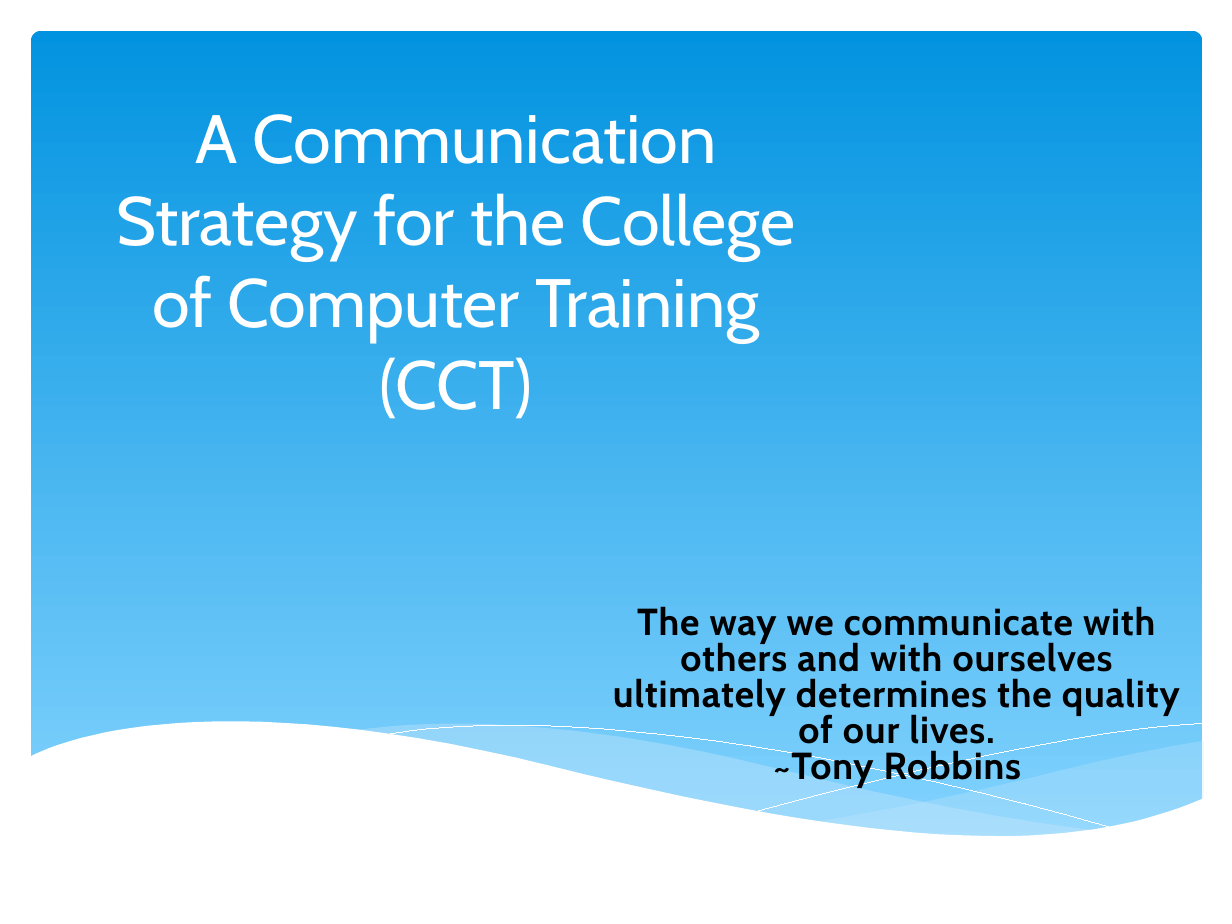
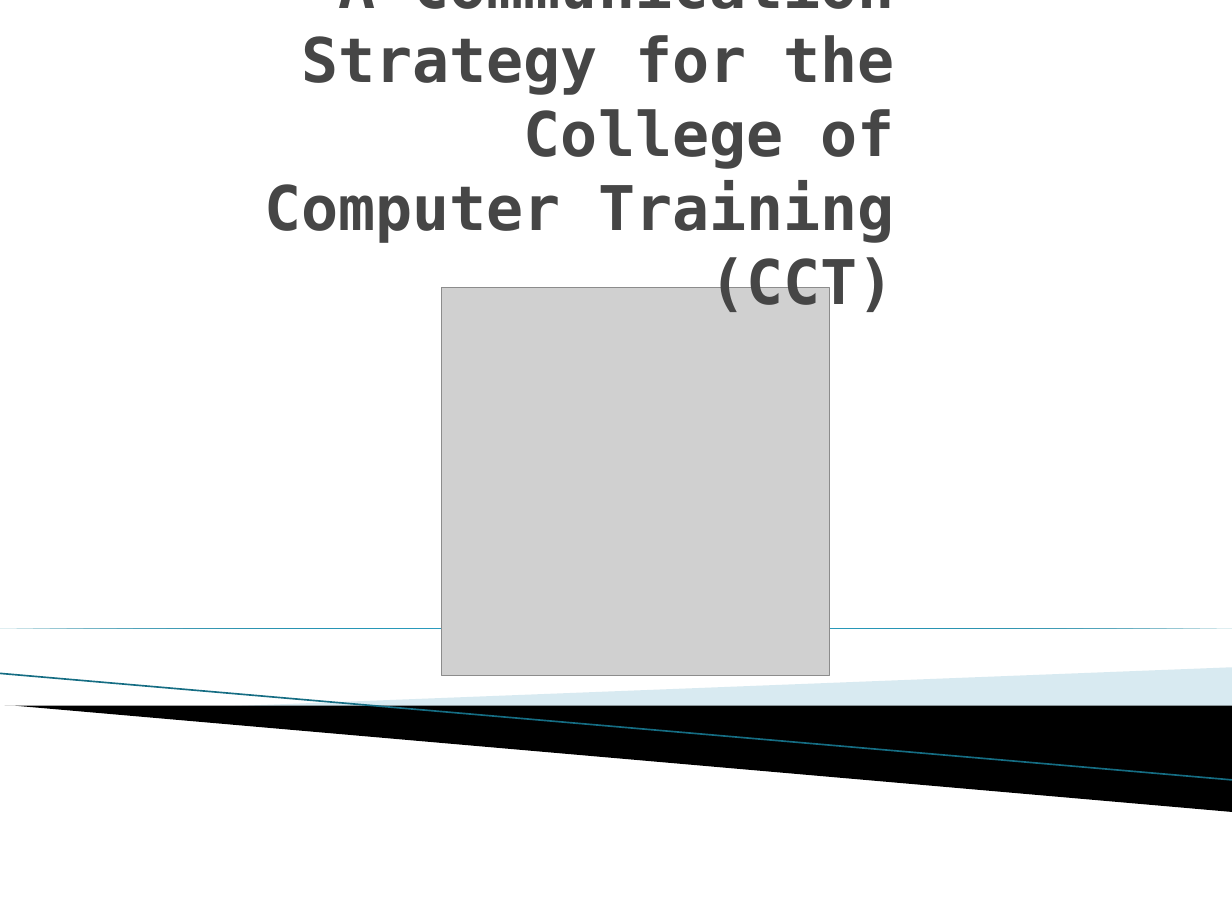
Before and after one commit to CrazeeIvan/Communications, a slide deck: slide 1 of Presentation Skills.odp. Drawn at 1232x924 pixels with LibreOffice and Linux fonts; fonts in the diff are those of the drawing; grey boxes stand for pictures; background and template pictures are left out. Boxes give left, top, right and bottom in pixels: in the first picture for what was removed or moved away, otherwise in the second. Text is boxed around its words. In the diff, an @@ line names an element or a change of style, - is before the commit and + after.

Commit message:
v4.0 - Completed presentation

```diff
--- a/Presentation Skills.odp
+++ b/Presentation Skills.odp
@@ title "A Communication Strategy for the ...": place and size @@
-title "A Communication Strategy for the ..." at bbox=[116, 114, 796, 419]
+title "A Communication Strategy for the ..." at bbox=[264, 0, 895, 317]
@@ title "A Communication Strategy for the ..." at bbox=[264, 0, 895, 317]: size 40 to 36 pt, font Cabin to DejaVu Sans Mono, text colour #FFFFFF to #464646, bold on; alignment centre to right @@
@@ freeform shape removed at bbox=[31, 31, 1202, 844] @@
@@ picture added at bbox=[441, 287, 829, 675] @@
@@ free removed at bbox=[596, 578, 1198, 814] @@
-The way we communicate with others and with ourselves ultimately determines the quality of our lives.
-~Tony Robbins
@@ freeform shape added at bbox=[0, 628, 1232, 628], fill gradient #007897 to #4ABBE0 @@
@@ line added from (0, 674) to (1232, 780), #156D83 0.96 pt @@
@@ freeform shape: place and size @@
-freeform shape at bbox=[354, 723, 1101, 838]
+freeform shape at bbox=[228, 668, 1232, 733]
@@ freeform shape at bbox=[228, 668, 1232, 733]: fill #C6E7FC at 40% opacity to #9FCBDC at 40% opacity @@
@@ freeform shape: place and size @@
-freeform shape at bbox=[28, 722, 1204, 902]
+freeform shape at bbox=[5, 706, 1232, 812]
@@ freeform shape at bbox=[5, 706, 1232, 812]: fill #FFFFFF to #000000 @@
@@ freeform shape removed at bbox=[382, 726, 1120, 830] @@
@@ freeform shape removed at bbox=[756, 723, 1202, 811] @@
@@ freeform shape removed at bbox=[816, 740, 1204, 837] @@
```
Also in this commit, not shown: 1 other slide changed, 12 slides added, 9 slides removed, 14 other files.
